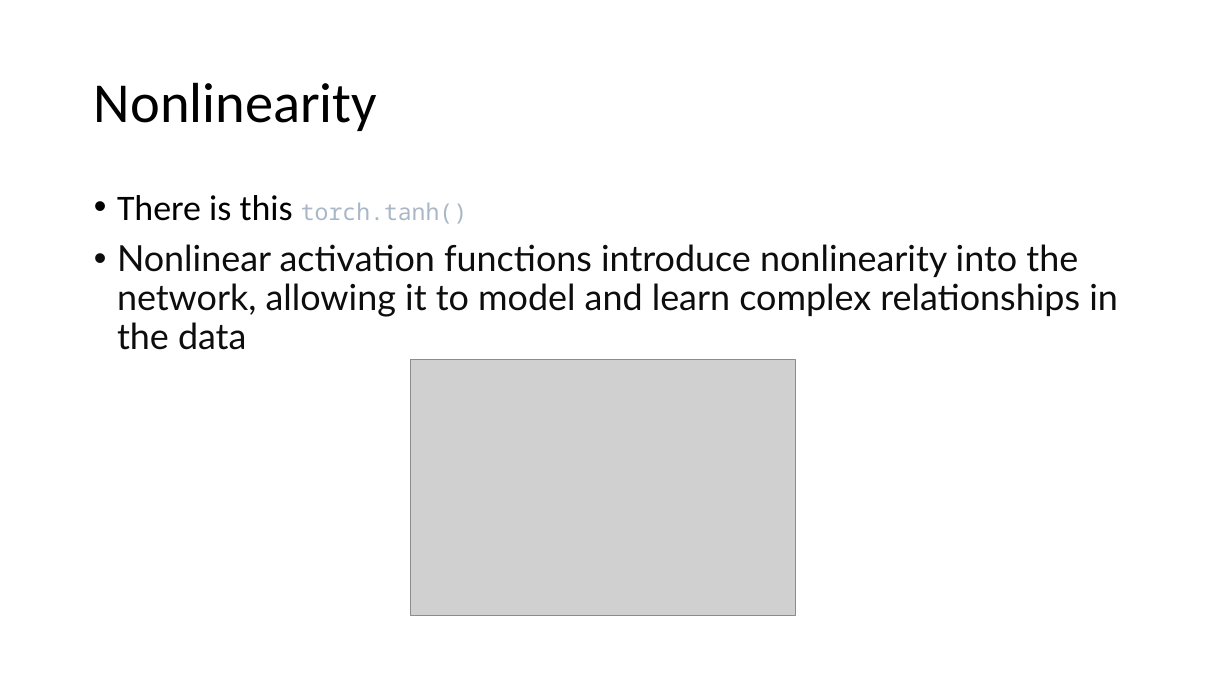
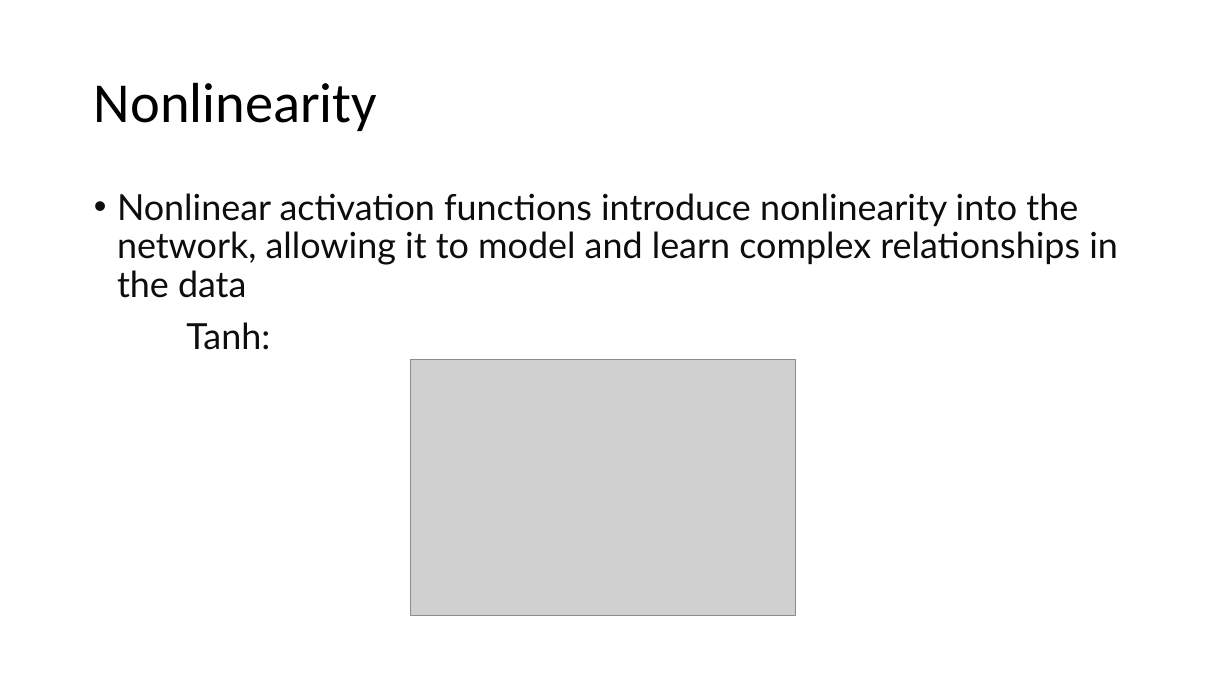
Before and after one commit to bodzio50318/genAiWorkshop, a slide deck: slide 17 of AiDem.pptm. Drawn at 1232x693 pixels with LibreOffice and Linux fonts; fonts in the diff are those of the drawing; grey boxes stand for pictures. Boxes give left, top, right and bottom in pixels: in the first picture for what was removed or moved away, otherwise in the second. Text is boxed around its words. In the diff, an @@ line names an element or a change of style, - is before the commit and + after.

```diff
--- a/AiDem.pptm
+++ b/AiDem.pptm
@@ text at box(117, 195, 467, 224): paragraph removed @@
-• There is this torch.tanh()
@@ text at box(186, 322, 270, 350): paragraph added @@
+Tanh:
```
Also in this commit, not shown: 7 other slides changed, 5 other files.
